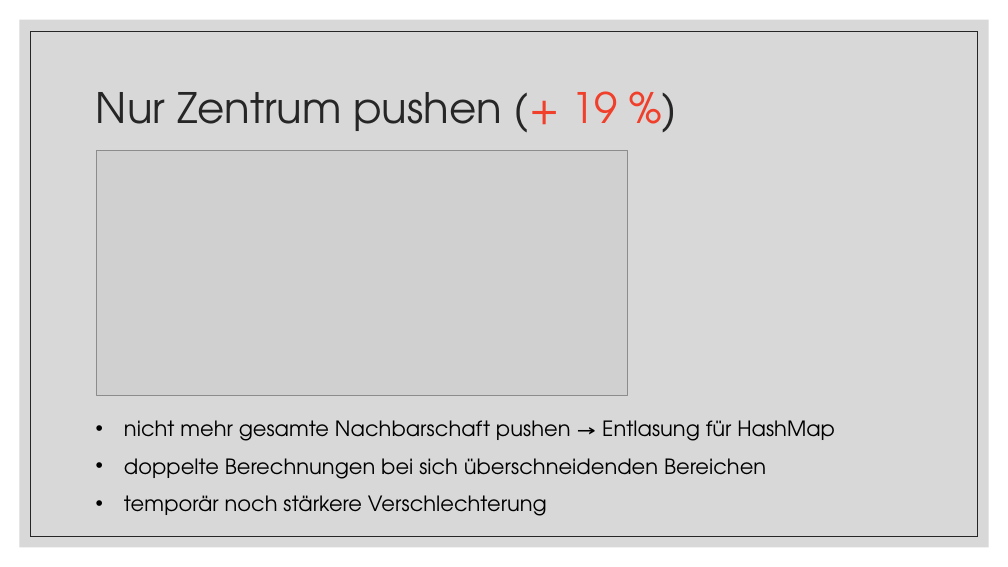
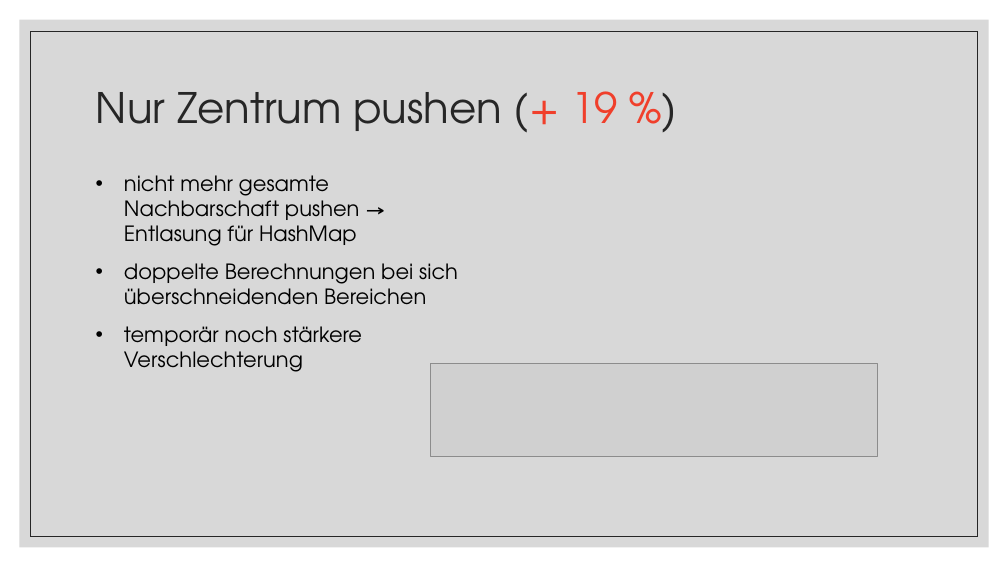
Before and after one commit to tobixdev/TUWien_WS20_EfficientPrograms, a slide deck: slide 10 of Conway’s Game of Life.pptx. Drawn at 1008x567 pixels with LibreOffice and Linux fonts; fonts in the diff are those of the drawing; grey boxes stand for pictures. Boxes give left, top, right and bottom in pixels: in the first picture for what was removed or moved away, otherwise in the second. Text is boxed around its words. In the diff, an @@ line names an element or a change of style, - is before the commit and + after.

```diff
--- a/Conway’s Game of Life.pptx
+++ b/Conway’s Game of Life.pptx
@@ text "nicht mehr gesamte Nachbarschaft pushen ..." rewrapped from (124, 420, 835, 516) to (124, 175, 458, 372) @@
@@ picture removed at (97, 150, 628, 395) @@
@@ picture added at (430, 364, 878, 456) @@
```
Also in this commit, not shown: 13 other slides changed.
